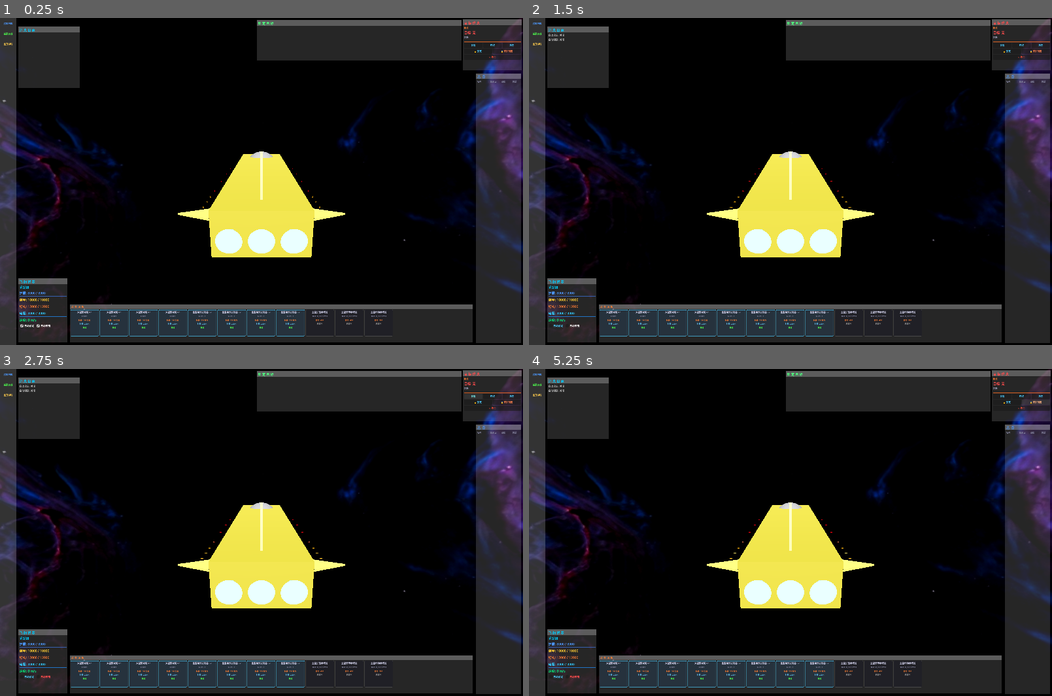
Above: before the commit, frames 1-4 (two rows, left to right).
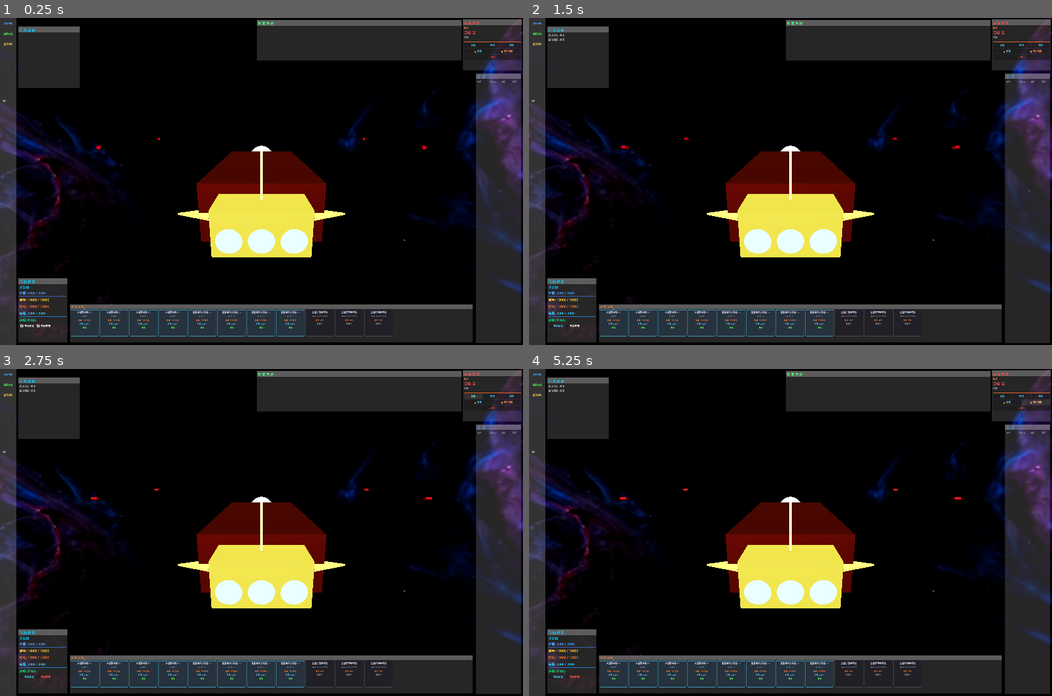
Above: after the commit, the same moments.

Repository: ZhanXuzhao/space-war
Game: Godot game, scene res://scenes/main.tscn
Same seed, same stepped clock (60 frames per second), same inputs: the game is played once before the commit and once after it. The engine's default icon, where the game draws it, is replaced by a stand-in: a white triangle on a blue panel in a dark square.
Inputs:
- Up to frame 1 (0.25 s): no input
- Up to frame 2 (1.5 s): click "自动锁定" at 0.5 s; click "自动攻击" at 1.25 s
- Up to frame 3 (2.75 s): click "靠近" at 2 s
- Up to frame 4 (5.25 s): click "环绕" at 2.75 s; click "跃迁" at 3.5 s; click "🔒 锁定" at 4.25 s; click "🔓 解除锁定" at 5 s

The runs differ from the first frame. In frame 1, 3.1% of the frame differs, in the area x 18-82%, y 36-69%; in frame 2, 3.2%; in frame 3, 3.2%, in the area x 17-83%, y 36-69%; in frame 4, 3.2%.

Commit message:
优化飞船场景结构

Diff:
--- a/scenes/ships/Battleship.tscn
+++ b/scenes/ships/Battleship.tscn
@@ -34,20 +34,17 @@
 collision_mask = 3
 script = ExtResource("1")
 
-[node name="ModelGroup" type="Node3D" parent="." unique_id=2088994507]
-
-[node name="CollisionShape3D" type="CollisionShape3D" parent="ModelGroup" unique_id=1240154670]
+[node name="CollisionShape3D" type="CollisionShape3D" parent="." unique_id=1240154670]
 shape = SubResource("shape_battleship")
 
-[node name="MeshInstance3D" type="MeshInstance3D" parent="ModelGroup" unique_id=593278752]
-visible = false
+[node name="MeshInstance3D" type="MeshInstance3D" parent="." unique_id=593278752]
 mesh = SubResource("mesh_battleship")
 
-[node name="NoseSphere" type="MeshInstance3D" parent="ModelGroup" unique_id=1397317153]
-transform = Transform3D(1, 0, 0, 0, 1, 0, 0, 0, 1, 0, 0, -150)
+[node name="NoseSphere" type="MeshInstance3D" parent="." unique_id=1397317153]
+transform = Transform3D(1, 0, 0, 0, 1, 0, 0, 0, 1, 0, 0, -300)
 mesh = SubResource("nose_mesh_battleship")
 
-[node name="battleship" parent="ModelGroup" unique_id=1344549326 instance=ExtResource("2_tqqs1")]
+[node name="battleship" parent="." unique_id=1344549326 instance=ExtResource("2_tqqs1")]
 transform = Transform3D(-2.1855694e-06, 0, 50, 0, 50, 0, -50, 0, -2.1855694e-06, 0, 0, 0)
 
 [node name="EngineGlow" type="MeshInstance3D" parent="." unique_id=253224724]
--- a/scenes/ships/Cruiser.tscn
+++ b/scenes/ships/Cruiser.tscn
@@ -34,20 +34,18 @@
 collision_mask = 3
 script = ExtResource("1")
 
-[node name="ModelGroup" type="Node3D" parent="." unique_id=1358419353]
-
-[node name="CollisionShape3D" type="CollisionShape3D" parent="ModelGroup" unique_id=1191244860]
+[node name="CollisionShape3D" type="CollisionShape3D" parent="." unique_id=1191244860]
 shape = SubResource("shape_cruiser")
 
-[node name="MeshInstance3D" type="MeshInstance3D" parent="ModelGroup" unique_id=1780633273]
+[node name="MeshInstance3D" type="MeshInstance3D" parent="." unique_id=1780633273]
 visible = false
 mesh = SubResource("mesh_cruiser")
 
-[node name="NoseSphere" type="MeshInstance3D" parent="ModelGroup" unique_id=1577238382]
-transform = Transform3D(1, 0, 0, 0, 1, 0, 0, 0, 1, 0, 0, -150)
+[node name="NoseSphere" type="MeshInstance3D" parent="." unique_id=1577238382]
+transform = Transform3D(1, 0, 0, 0, 1, 0, 0, 0, 1, 0, 0, -200)
 mesh = SubResource("nose_mesh_cruiser")
 
-[node name="cruiser" parent="ModelGroup" unique_id=1372931430 instance=ExtResource("2_g86g1")]
+[node name="cruiser" parent="." unique_id=1372931430 instance=ExtResource("2_g86g1")]
 transform = Transform3D(-1.3113416e-06, 0, 30, 0, 30, 0, -30, 0, -1.3113416e-06, 0, 0, -68.482414)
 
 [node name="EngineGlow" type="MeshInstance3D" parent="." unique_id=1803833528]
--- a/scenes/ships/Frigate.tscn
+++ b/scenes/ships/Frigate.tscn
@@ -34,20 +34,18 @@
 collision_mask = 3
 script = ExtResource("1")
 
-[node name="ModelGroup" type="Node3D" parent="." unique_id=1703534572]
-
-[node name="CollisionShape3D" type="CollisionShape3D" parent="ModelGroup" unique_id=1318284501]
+[node name="CollisionShape3D" type="CollisionShape3D" parent="." unique_id=1318284501]
 shape = SubResource("shape_frigate")
 
-[node name="MeshInstance3D" type="MeshInstance3D" parent="ModelGroup" unique_id=2070467965]
+[node name="MeshInstance3D" type="MeshInstance3D" parent="." unique_id=2070467965]
 visible = false
 mesh = SubResource("mesh_frigate")
 
-[node name="NoseSphere" type="MeshInstance3D" parent="ModelGroup" unique_id=729188778]
+[node name="NoseSphere" type="MeshInstance3D" parent="." unique_id=729188778]
 transform = Transform3D(1, 0, 0, 0, 1, 0, 0, 0, 1, 0, 0, -150)
 mesh = SubResource("nose_mesh_frigate")
 
-[node name="plane" parent="ModelGroup" unique_id=1838554696 instance=ExtResource("4")]
+[node name="plane" parent="." unique_id=1838554696 instance=ExtResource("4")]
 transform = Transform3D(-1.3113416e-06, 0, 30, 0, 30, 0, -30, 0, -1.3113416e-06, 0, 0, 0)
 
 [node name="EngineGlow" type="MeshInstance3D" parent="." unique_id=993671776]
--- a/scripts/ships/Ship.gd
+++ b/scripts/ships/Ship.gd
@@ -80,9 +80,6 @@
 	_init_stats()
 	_setup_velocity_arrow()
 	_setup_nose_color()
-	# 修复：将 CollisionShape3D 从 ModelGroup 移到 Ship 的直接子级，
-	# 避免嵌套缩放导致物理引擎射线检测失效
-	_fix_collision_shape_parent()
 
 ## 随机飞船名字池（按船型，由 ShipData.SHIP_CLASS_NAMES_POOL 管理）
 ## 公开接口：根据船型获取随机名字（供 EnemySpawner 等外部调用）
@@ -158,13 +155,11 @@
 	_apply_model_scale()
 
 ## 根据 ship_data.model_scale 缩放飞船模型
-## 场景中所有需要被缩放的视觉/物理节点应放在 ModelGroup 子节点下
+## 直接缩放根节点，碰撞体和视觉子节点自动跟随
 func _apply_model_scale() -> void:
 	if not ship_data:
 		return
-	var model_group = get_node_or_null("ModelGroup") as Node3D
-	if model_group:
-		model_group.scale = Vector3.ONE * ship_data.model_scale
+	scale = Vector3.ONE * ship_data.model_scale
 
 static var _frigate_index: int = 0
 static var _cruiser_index: int = 0
@@ -229,30 +224,6 @@
 	_velocity_arrow.scale.y = 0.3 + speed_ratio * 0.7
 	_velocity_arrow.visible = speed_ratio > 0.01
 
-## 将 CollisionShape3D 从 ModelGroup 移到 Ship 的直接子级
-## 解决嵌套缩放导致物理引擎射线检测不到碰撞体的问题
-func _fix_collision_shape_parent() -> void:
-	var old_cs = find_child("CollisionShape3D", true, false)
-	if not old_cs or not old_cs is CollisionShape3D:
-		return
-	# 如果已经在直接子级，不需要处理
-	if old_cs.get_parent() == self:
-		return
-	var shape_res = old_cs.shape
-	if not shape_res:
-		return
-	# 创建新的 CollisionShape3D 挂在 Ship 直接子级
-	var new_cs = CollisionShape3D.new()
-	new_cs.shape = shape_res
-	# 计算相对 Ship 的局部变换
-	var local_xform = old_cs.global_transform * global_transform.affine_inverse()
-	new_cs.transform = local_xform
-	new_cs.disabled = old_cs.disabled
-	add_child(new_cs)
-	# 禁用旧的碰撞体
-	old_cs.disabled = true
-	print("[Ship] 已迁移 CollisionShape3D 到直接子级: ", name)
-
 ## 设置船头圆球颜色（按阵营，圆球本身在场景中定义）
 func _setup_nose_color() -> void:
 	_nose_sphere = get_node_or_null("NoseSphere") as MeshInstance3D
